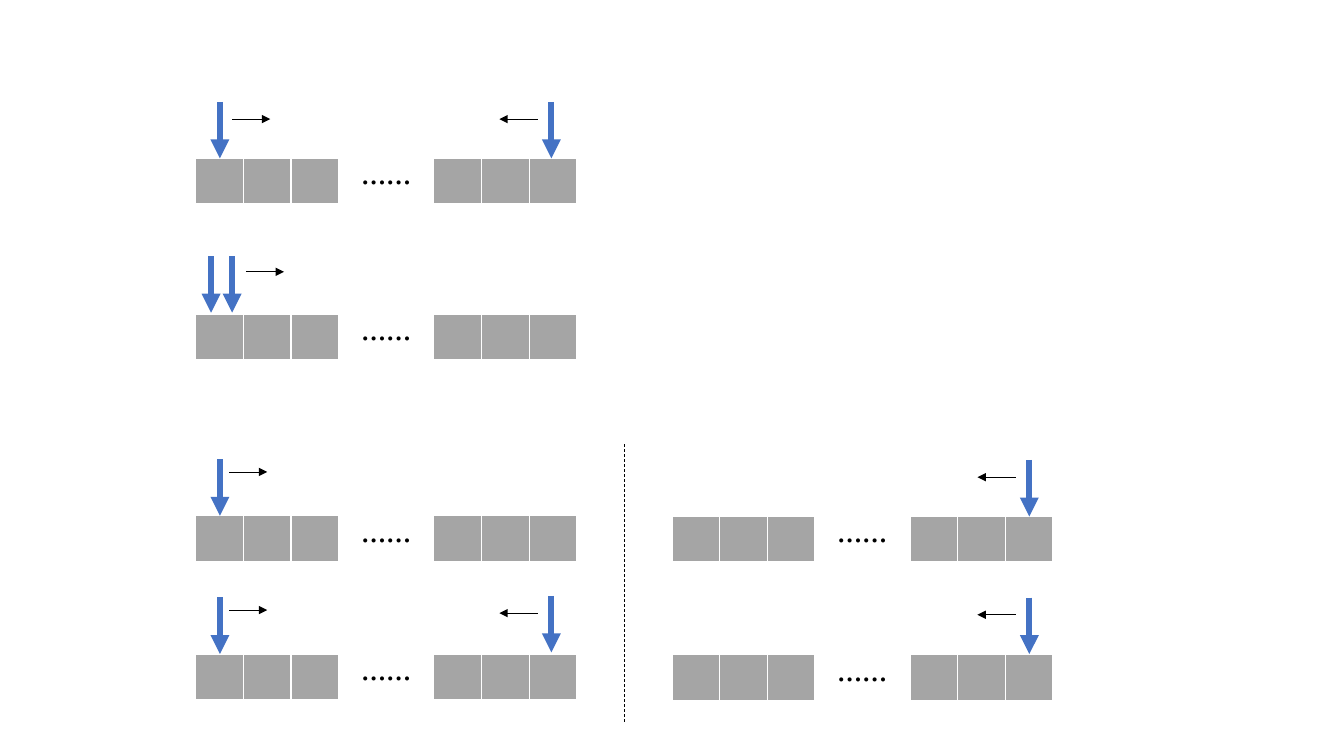
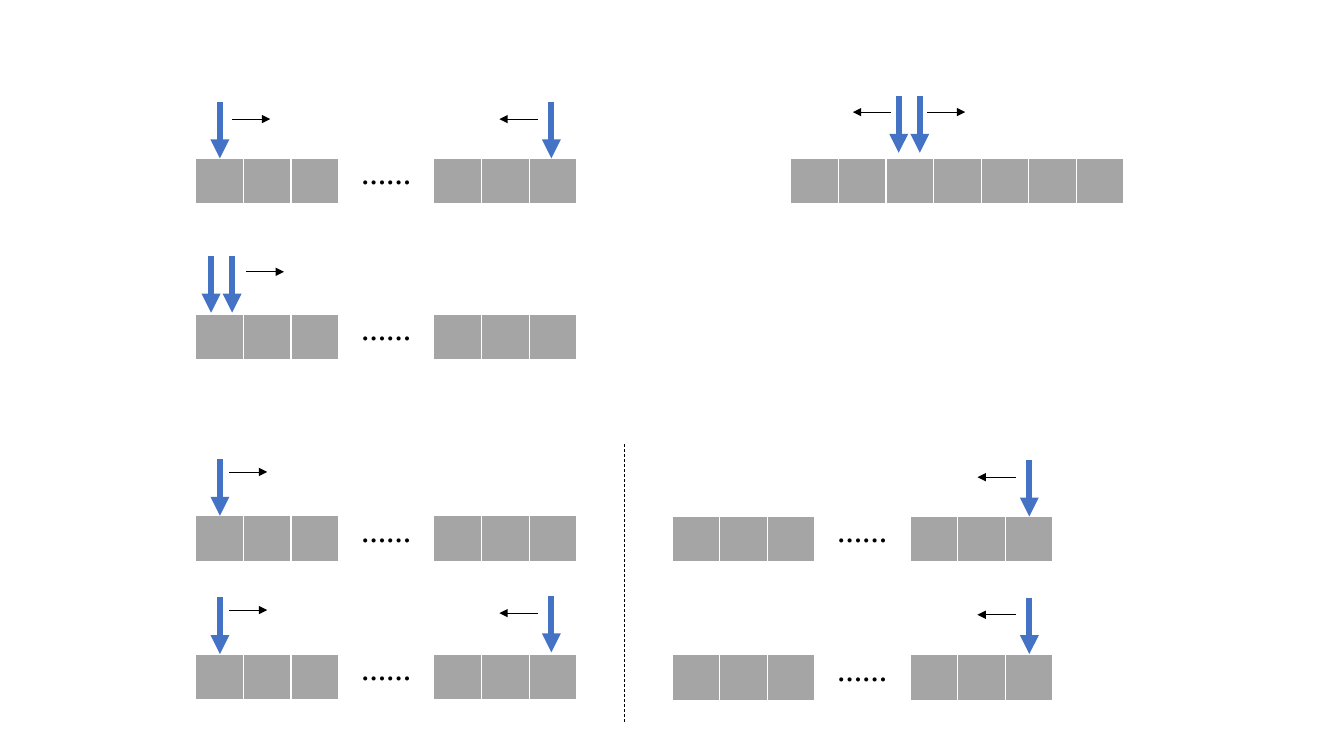
Before and after one commit to DarLiner/Algorithm_Interview_Notes-Chinese, a slide deck: slide 1 of _notes/图示.pptx. Drawn at 1344x756 pixels with LibreOffice and Linux fonts; fonts in the diff are those of the drawing. Boxes give left, top, right and bottom in pixels: in the first picture for what was removed or moved away, otherwise in the second. Text is boxed around its words. In the diff, an @@ line names an element or a change of style, - is before the commit and + after.

```diff
--- a/_notes/图示.pptx
+++ b/_notes/图示.pptx
@@ arrow added from (891, 112) to (853, 112), #000000 0.5 pt @@
@@ arrow added from (899, 97) to (899, 153), #4472C4 4.5 pt @@
@@ arrow added from (921, 97) to (921, 153), #4472C4 4.5 pt @@
@@ arrow added from (928, 112) to (966, 112), #000000 0.5 pt @@
@@ table added at (x1=790, y1=158, x2=1122, y2=200), 1 rows, 7 columns @@
+ |  |  |  |  |  | 
```
Also in this commit, not shown: 4 other files.
